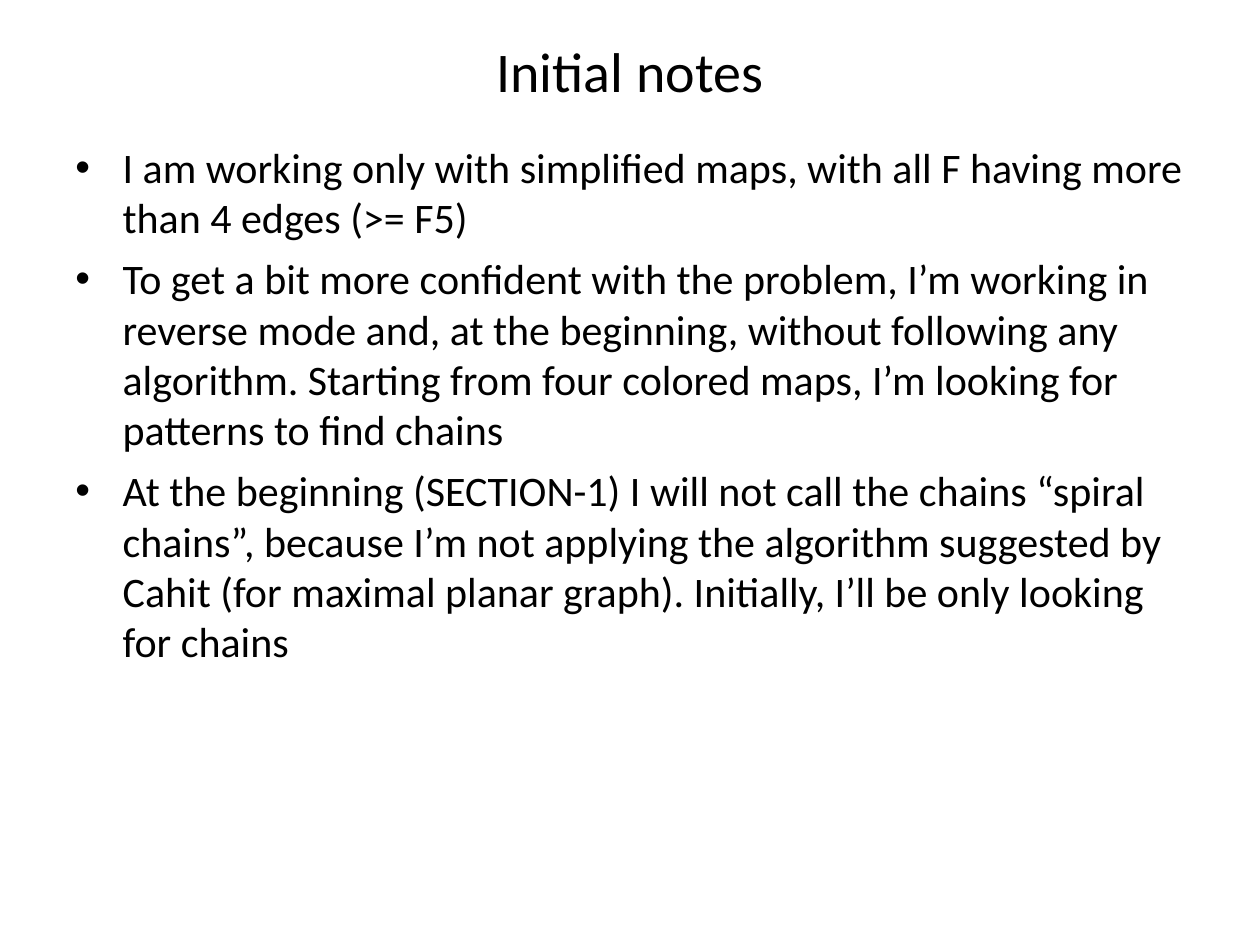
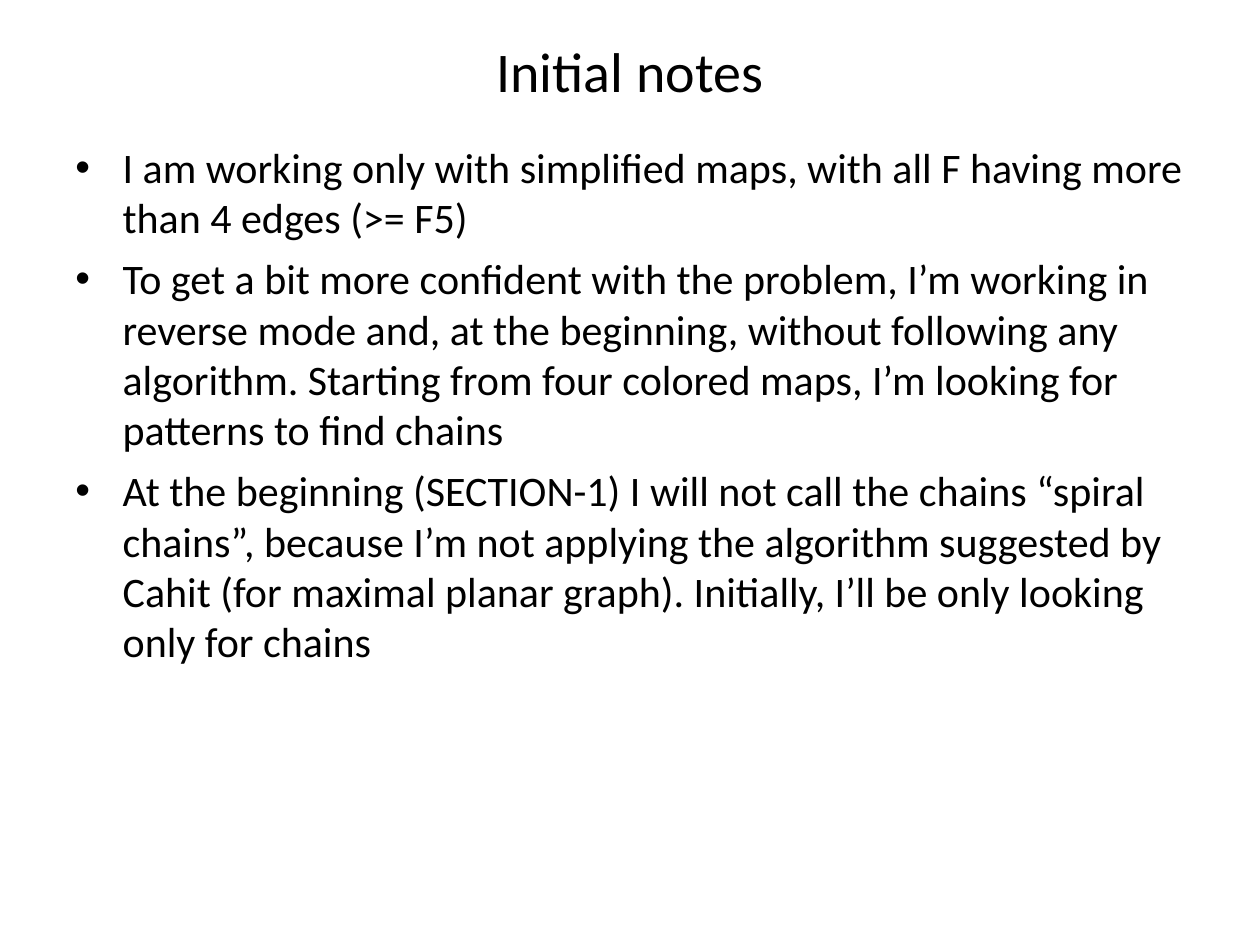
Before and after one commit to stefanutti/maps-coloring-java, a slide deck: slide 3 of ct/ct-docs/cahit-spiral-chains/spiral-chains.ppt. Drawn at 1260x945 pixels with LibreOffice and Linux fonts; fonts in the diff are those of the drawing. Boxes give left, top, right and bottom in pixels: in the first picture for what was removed or moved away, otherwise in the second. Text is boxed around its words. In the diff, an @@ line names an element or a change of style, - is before the commit and + after.

```diff
--- a/ct/ct-docs/cahit-spiral-chains/spiral-chains.ppt
+++ b/ct/ct-docs/cahit-spiral-chains/spiral-chains.ppt
@@ text at (123,475,1161,664): text changed @@
-• At the beginning (SECTION-1) I will not call the chains “spiral chains”, because I’m not applying the algorithm suggested by Cahit (for maximal planar graph). Initially, I’ll be only looking for chains
+• At the beginning (SECTION-1) I will not call the chains “spiral chains”, because I’m not applying the algorithm suggested by Cahit (for maximal planar graph). Initially, I’ll be only looking only for chains
```
Also in this commit, not shown: 4 other slides changed, 1 slide added, 1 slide removed, 25 other files.
